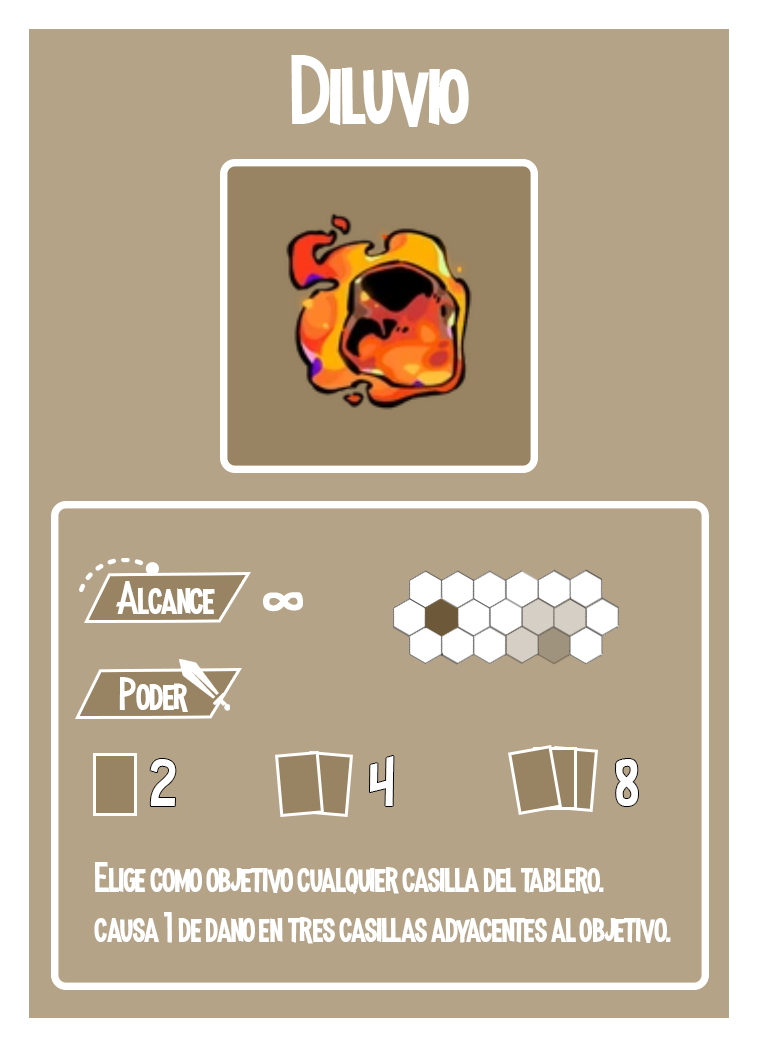
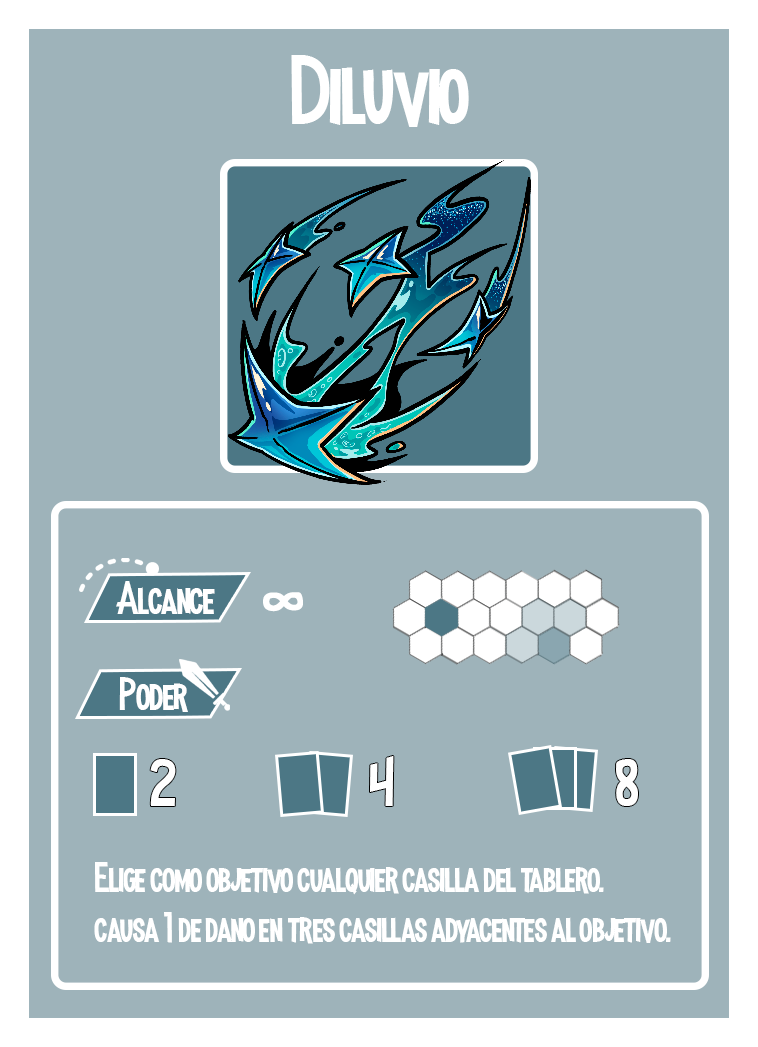
Layers edited between the first and the second 758 x 1047 image:
painted on "carta copy 3" (1st of 3, in "Charge Card" › "Daños copy") over [508, 745, 562, 815]
painted on "carta copy 3" (2nd of 3, in "Charge Card" › "Daños copy") over [533, 748, 574, 810]
painted on "carta copy 3" (3rd of 3, in "Charge Card" › "Daños copy") over [549, 746, 598, 812]
painted on "carta copy" over [275, 751, 324, 817]
painted on "carta copy 2" over [304, 751, 353, 817]
painted on "carta" over [96, 756, 134, 813]
painted on "Rectangle 2 copy 8" over [75, 668, 242, 719]
painted on "Rectangle 2 copy 6" over [84, 572, 251, 623]
added group "Grupo 4" with 2 layers in group "Daños copy" over [536, 625, 572, 665]
added group "Grupo 3" with 1 layers in group "Grupo 4" over [536, 625, 572, 665]
moved "hexagon copy 4" into group "Grupo 3" over [536, 625, 572, 665]
painted on "Capa 1" over [228, 160, 531, 485]
painted on "Rectangle 1" over [227, 166, 531, 466]
painted on "Layer 1" over [29, 29, 729, 1018]